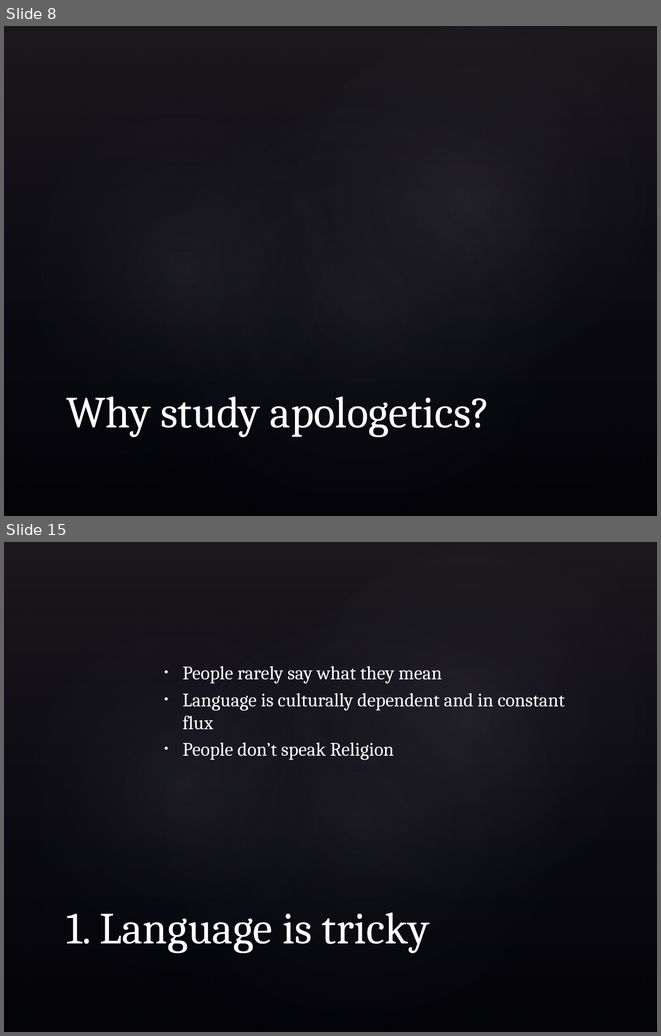
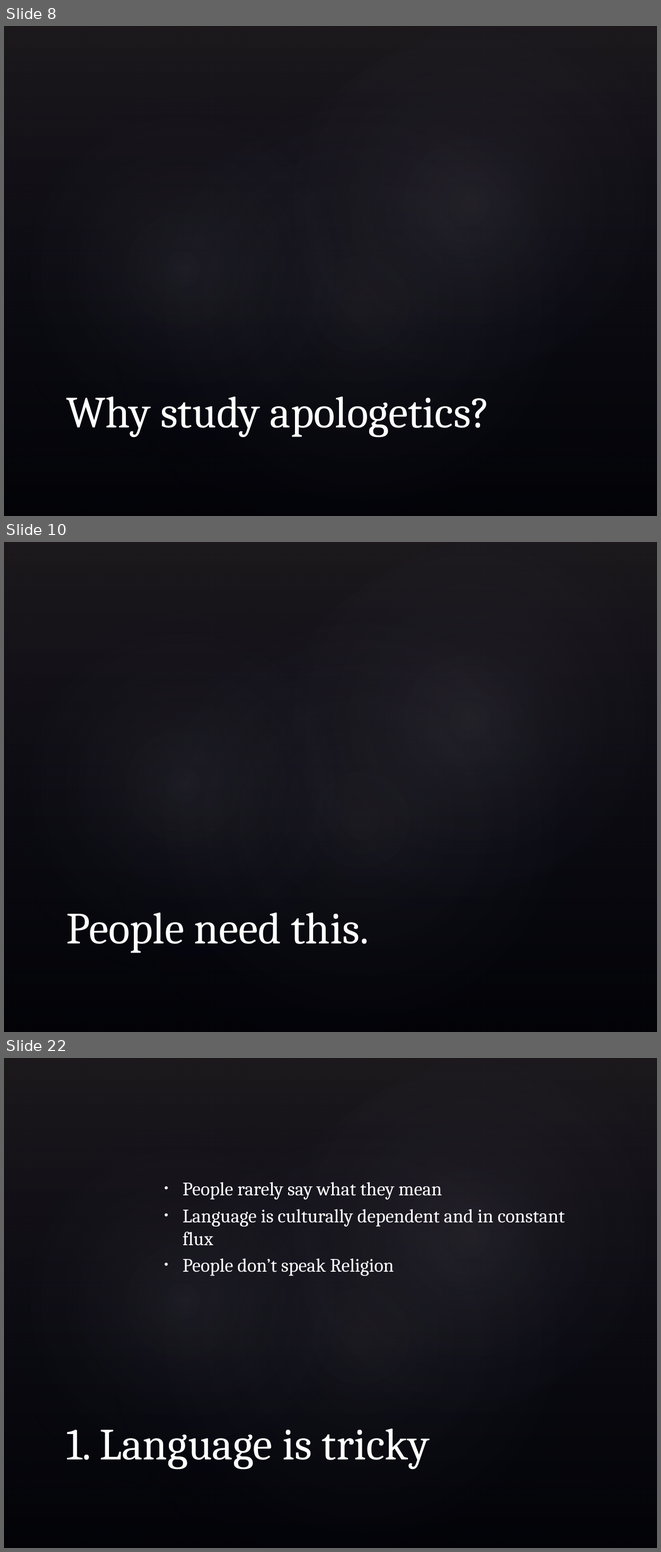
Before and after one commit to nickrobison/Presentations, a slide deck: BCSApologetics/RealApologetics.pptx. Shown one above the other, each under a label of ours: slides 8 and 15 before the commit, slides 8, 10 and 22 after it; the slides between them are not shown. The pictures are 661x1036 and 661x1552 pixels, drawn with LibreOffice and Linux fonts; fonts in the diff are those of the drawing; background and template pictures are left out. Boxes give left, top, right and bottom in pixels: in the first picture for what was removed or moved away, otherwise in the second. Text is boxed around its words. In the diff, an @@ line names an element or a change of style, - is before the commit and + after.

```diff
--- a/BCSApologetics/RealApologetics.pptx
+++ b/BCSApologetics/RealApologetics.pptx
@@ slide 10 added at (4, 542, 657, 1032), background picture (left out); not listed: 4 template elements that a slide beside it also shows @@
@@ title added at (66, 912, 369, 953), 49 pt, text #FFFFFF @@
+People need this.
@@ what was slide 15 is now slide 22 @@
```
Also in this commit, not shown: 8 slides changed, 9 other slides added.
